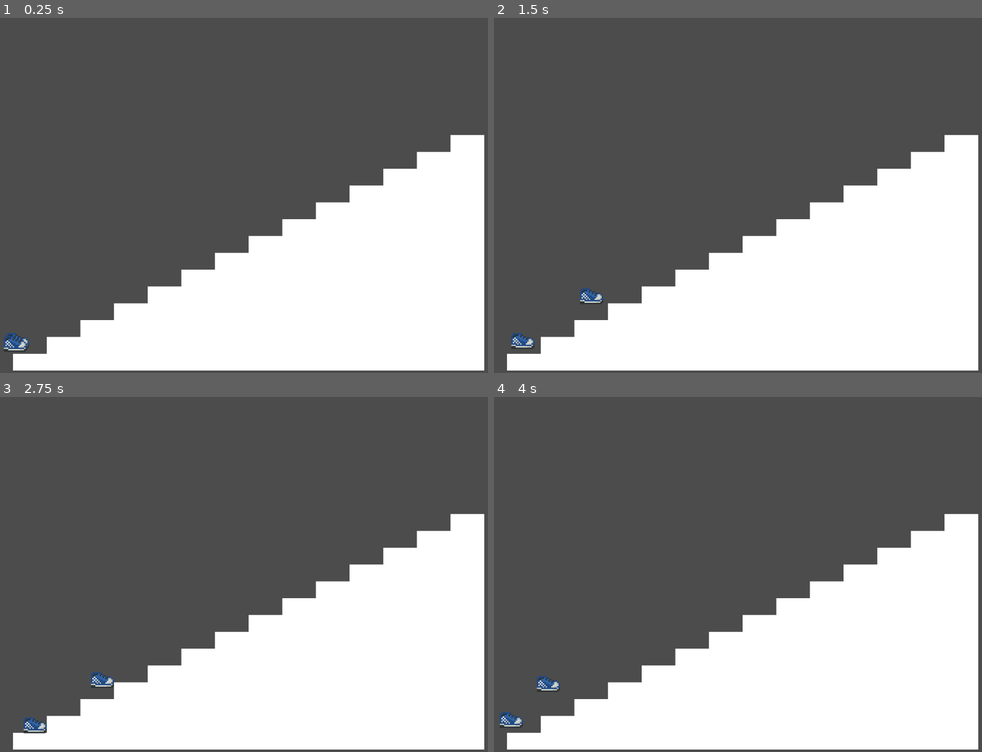
Above: before the commit, frames 1-4 (two rows, left to right).
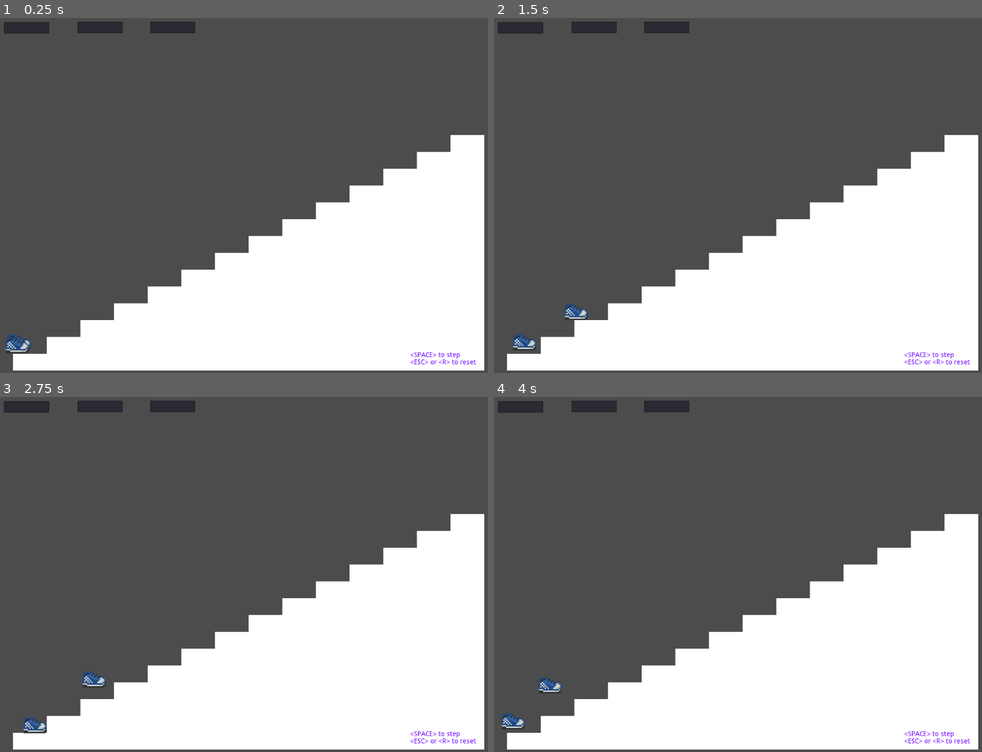
Above: after the commit, the same moments.

Repository: skooda/foking-stairs
Game: Godot game, scene res://scenes/main.tscn
Two runs of this game, one before a commit and one after it. Both use one fixed random seed, a clock stepped at 60 frames per second and the inputs below.
Inputs:
- Up to frame 1 (0.25 s): no input
- Up to frame 2 (1.5 s): tap Enter at 0.5 s; hold Space (step) 0.53-1.28 s; tap Space (step) at 1.35 s
- Up to frame 3 (2.75 s): hold Space (step) from 2.03 s (still down)
- Up to frame 4 (4 s): release Space (step) at 2.78 s; tap Space (step) at 2.85 s; tap Escape (reset) at 3.5 s; hold Space (step) from 3.53 s (still down)

The runs differ from the first frame. In frame 1, 1.3% of the frame differs, in the area x 0-98%, y 1-98%; in frame 2, 1.6%; in frame 3, 1.3%; in frame 4, 1.4%.
Error after the commit: Parse Error: Variable "Label" shadows a native class. (res://entities/tweak/numeric/numeric.gd:10)

Commit message:
Add tweak options UI

Diff:
--- a/entities/legs/legs.gd
+++ b/entities/legs/legs.gd
@@ -4,27 +4,41 @@
 onready var legB = get_node("LegB")
 onready var debug = get_node("DBG")
 
-var legs = [0, 0] # 0, 0 | 1, 0 | -1, 0 | 0, 1 | 0, -1 |
-var activeLeg = 0
-var speed = 3
-var forwardSpeed = 6
-var maxLift = 10
+var legs
+var activeLeg
+
+export var max_lift = 100
+export var speed = 3
+export var fwd_speed = 6
+
+func reset():
+	legs = [0, 0]
+	activeLeg = 0
+	legA.position.x = 50
+	legA.position.y = 37
+	legB.position.x = 50
+	legB.position.y = 37
 
 func isMaxLift():
-	return abs(legA.position.y - legB.position.y)
+	return abs(legA.position.y - legB.position.y) > max_lift
 
 func step(delta):
-	legA.move_and_collide(Vector2(forwardSpeed*abs(legs[0])/2, -speed*legs[0]))
-	legB.move_and_collide(Vector2(forwardSpeed*abs(legs[1])/2, -speed*legs[1]))
+
+	if not (legs[0] > 0 and isMaxLift()):
+		legA.move_and_collide(Vector2(fwd_speed*abs(legs[0])/2, -speed*legs[0]))
+	if not (legs[1] > 0 and isMaxLift()):
+		legB.move_and_collide(Vector2(fwd_speed*abs(legs[1])/2, -speed*legs[1]))
 
 func switch_legs():
 	activeLeg = (activeLeg + 1) % 2
 	legs[activeLeg] = 1
-	debug.text = String(legs)
 
 func release_legs():
 	legs[activeLeg] = -1
-	debug.text = String(legs)
+
+func _ready():
+	reset()
+
 
 func _input(event):
 	if event.is_action_pressed("step"):
@@ -33,7 +47,15 @@
 	if event.is_action_released("step"):
 		release_legs()
 
+	if event.is_action_pressed("reset"):
+		reset()
 
 # Called every frame. 'delta' is the elapsed time since the previous frame.
 func _process(delta):
 	step(delta)
+
+
+func _on_config_changed(new_max_lift, new_speed, new_fwd_speed, new_acceleration):
+	max_lift = new_max_lift
+	speed = new_speed
+	fwd_speed = new_fwd_speed
--- a/entities/legs/legs.tscn
+++ b/entities/legs/legs.tscn
@@ -35,10 +35,3 @@
 position = Vector2( -25, 1.00002 )
 scale = Vector2( 3, 3 )
 texture = ExtResource( 1 )
-
-[node name="DBG" type="RichTextLabel" parent="."]
-margin_left = -107.0
-margin_top = -88.0
-margin_right = -67.0
-margin_bottom = -48.0
-text = "test"
--- /dev/null
+++ b/entities/tweak/numeric/numeric.gd
@@ -0,0 +1,21 @@
+extends Node2D
+signal value_changed
+
+# Declare member variables here. Examples:
+# var a = 2
+export var label = "text"
+export var value = 0
+
+
+onready var Label = get_node("Label")
+onready var Input = get_node("Input")
+
+# Called when the node enters the scene tree for the first time.
+func _ready():
+	Label.text = label
+	Input.text = String(value)
+
+func _on_Input_text_entered(new_text):
+	value = int(new_text)
+	Input.text = String(value)
+	emit_signal("value_changed")
--- /dev/null
+++ b/entities/tweak/numeric/numeric.tscn
@@ -0,0 +1,18 @@
+[gd_scene load_steps=2 format=2]
+
+[ext_resource path="res://entities/tweak/numeric/numeric.gd" type="Script" id=2]
+
+[node name="Numeric" type="Node2D"]
+script = ExtResource( 2 )
+
+[node name="Label" type="Label" parent="."]
+margin_right = 93.0
+margin_bottom = 20.0
+
+[node name="Input" type="LineEdit" parent="."]
+margin_top = 21.0
+margin_right = 94.0
+margin_bottom = 45.0
+expand_to_text_length = true
+
+[connection signal="text_entered" from="Input" to="." method="_on_Input_text_entered"]
--- /dev/null
+++ b/entities/tweak/tweak.gd
@@ -0,0 +1,13 @@
+extends Node
+
+signal config_changed
+
+onready var max_lift = get_node("max_lift")
+onready var speed = get_node("speed")
+onready var fwd_speed = get_node("fwd_speed")
+onready var acceleration = get_node("acceleration")
+onready var defocuser = get_node("defocuser")
+
+func _on_value_changed():
+	emit_signal("config_changed", max_lift.value, speed.value, fwd_speed.value, acceleration.value)
+	defocuser.grab_focus()
--- /dev/null
+++ b/entities/tweak/tweak.tscn
@@ -0,0 +1,38 @@
+[gd_scene load_steps=3 format=2]
+
+[ext_resource path="res://entities/tweak/numeric/numeric.tscn" type="PackedScene" id=1]
+[ext_resource path="res://entities/tweak/tweak.gd" type="Script" id=2]
+
+[node name="Config" type="Node"]
+script = ExtResource( 2 )
+
+[node name="max_lift" parent="." instance=ExtResource( 1 )]
+position = Vector2( 12, 17 )
+label = "Max lift"
+value = 100
+
+[node name="speed" parent="." instance=ExtResource( 1 )]
+position = Vector2( 165, 16 )
+label = "Speed"
+value = 3
+
+[node name="fwd_speed" parent="." instance=ExtResource( 1 )]
+position = Vector2( 316, 16 )
+label = "Fwd speed"
+value = 5
+
+[node name="acceleration" parent="." instance=ExtResource( 1 )]
+position = Vector2( 286, -71 )
+label = "Accelreration"
+value = 1
+
+[node name="defocuser" type="LineEdit" parent="."]
+margin_left = -74.0
+margin_top = -32.0
+margin_right = -16.0
+margin_bottom = -8.0
+
+[connection signal="value_changed" from="max_lift" to="." method="_on_value_changed"]
+[connection signal="value_changed" from="speed" to="." method="_on_value_changed"]
+[connection signal="value_changed" from="fwd_speed" to="." method="_on_value_changed"]
+[connection signal="value_changed" from="acceleration" to="." method="_on_value_changed"]
--- a/entities/world/World.gd
+++ b/entities/world/World.gd
@@ -10,7 +10,3 @@
 # Called when the node enters the scene tree for the first time.
 func _ready():
 	pass # Replace with function body.
-
-func _input(event):
-	if event.is_action_pressed("reset"):
-		get_tree().reload_current_scene()
--- a/project.godot
+++ b/project.godot
@@ -31,7 +31,6 @@
 "deadzone": 0.5,
 "events": [ Object(InputEventKey,"resource_local_to_scene":false,"resource_name":"","device":0,"alt":false,"shift":false,"control":false,"meta":false,"command":false,"pressed":false,"scancode":32,"physical_scancode":0,"unicode":0,"echo":false,"script":null)
 , Object(InputEventJoypadButton,"resource_local_to_scene":false,"resource_name":"","device":0,"button_index":0,"pressure":0.0,"pressed":false,"script":null)
-, Object(InputEventMouseButton,"resource_local_to_scene":false,"resource_name":"","device":0,"alt":false,"shift":false,"control":false,"meta":false,"command":false,"button_mask":0,"position":Vector2( 0, 0 ),"global_position":Vector2( 0, 0 ),"factor":1.0,"button_index":1,"pressed":false,"doubleclick":false,"script":null)
 , Object(InputEventJoypadMotion,"resource_local_to_scene":false,"resource_name":"","device":0,"axis":3,"axis_value":1.0,"script":null)
 , Object(InputEventKey,"resource_local_to_scene":false,"resource_name":"","device":0,"alt":false,"shift":false,"control":false,"meta":false,"command":false,"pressed":false,"scancode":16777232,"physical_scancode":0,"unicode":0,"echo":false,"script":null)
  ]
--- a/scenes/main.tscn
+++ b/scenes/main.tscn
@@ -1,7 +1,8 @@
-[gd_scene load_steps=3 format=2]
+[gd_scene load_steps=4 format=2]
 
 [ext_resource path="res://entities/legs/legs.tscn" type="PackedScene" id=1]
 [ext_resource path="res://entities/world/world.tscn" type="PackedScene" id=2]
+[ext_resource path="res://entities/tweak/tweak.tscn" type="PackedScene" id=3]
 
 [node name="Main" type="Node2D"]
 
@@ -10,4 +11,20 @@
 scale = Vector2( 7, 7 )
 
 [node name="Legs" parent="." instance=ExtResource( 1 )]
-position = Vector2( 61, 699 )
+position = Vector2( 15, 665 )
+
+[node name="RichTextLabel" type="RichTextLabel" parent="."]
+modulate = Color( 0.443137, 0, 1, 1 )
+margin_left = 857.0
+margin_top = 724.0
+margin_right = 1162.0
+margin_bottom = 867.0
+text = "<SPACE> to step
+<ESC> or <R> to reset"
+__meta__ = {
+"_editor_description_": ""
+}
+
+[node name="Config" parent="." instance=ExtResource( 3 )]
+
+[connection signal="config_changed" from="Config" to="Legs" method="_on_config_changed"]
